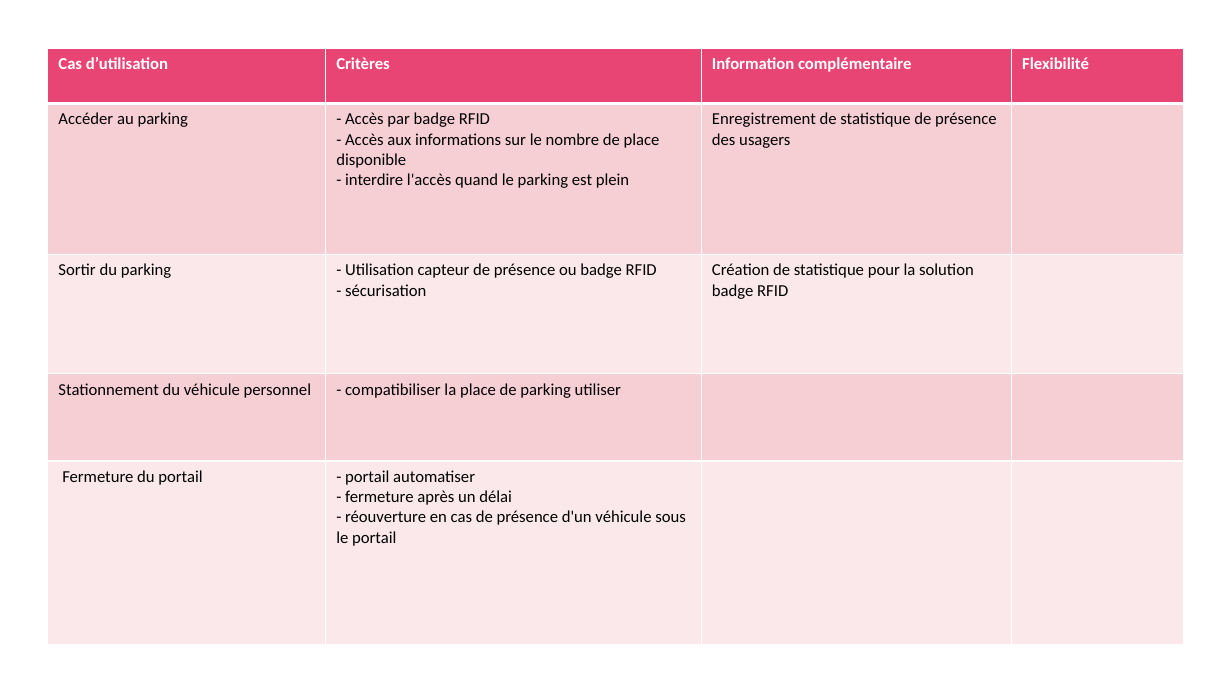
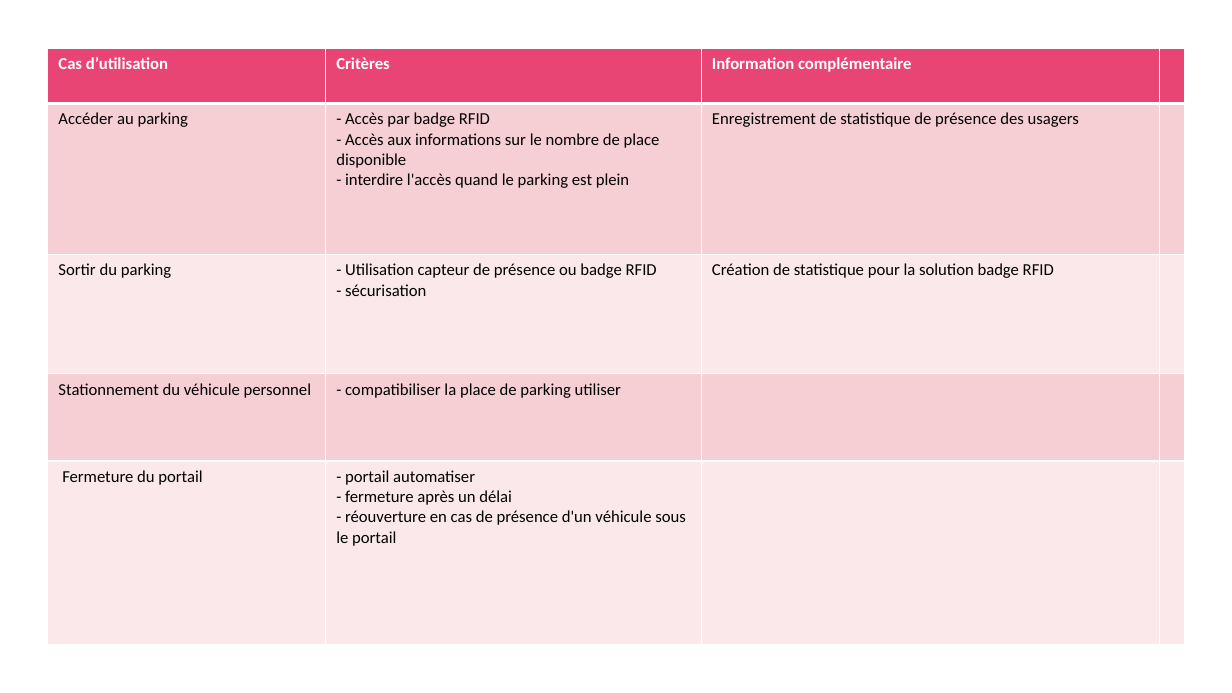
Before and after one commit to camillelahaut/SFL1-Parking-, a slide deck: slide 5 of Commun/Membres/Willy/Présentation revu de projet 1.pptx. Drawn at 1232x693 pixels with LibreOffice and Linux fonts; fonts in the diff are those of the drawing; background and template pictures are left out. Boxes give left, top, right and bottom in pixels: in the first picture for what was removed or moved away, otherwise in the second. Text is boxed around its words. In the diff, an @@ line names an element or a change of style, - is before the commit and + after.

```diff
--- a/Commun/Membres/Willy/Présentation revu de projet 1.pptx
+++ b/Commun/Membres/Willy/Présentation revu de projet 1.pptx
@@ table at <box>48,48,1185,644</box> @@
-row 1, column 4: Flexibilité
+row 1, column 4: 
```
Also in this commit, not shown: 1 other slide changed, 3 slides added, 1 other file.
